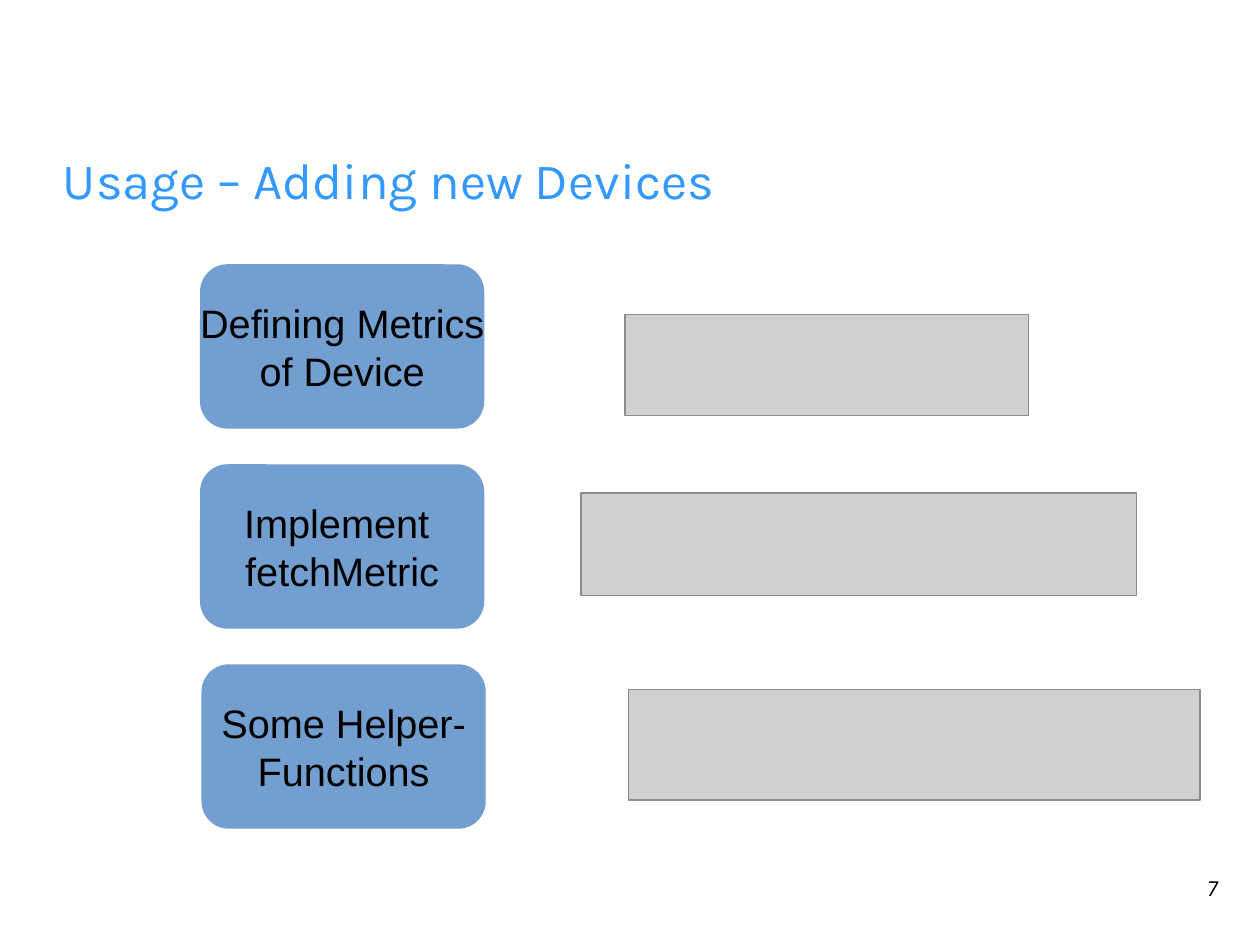
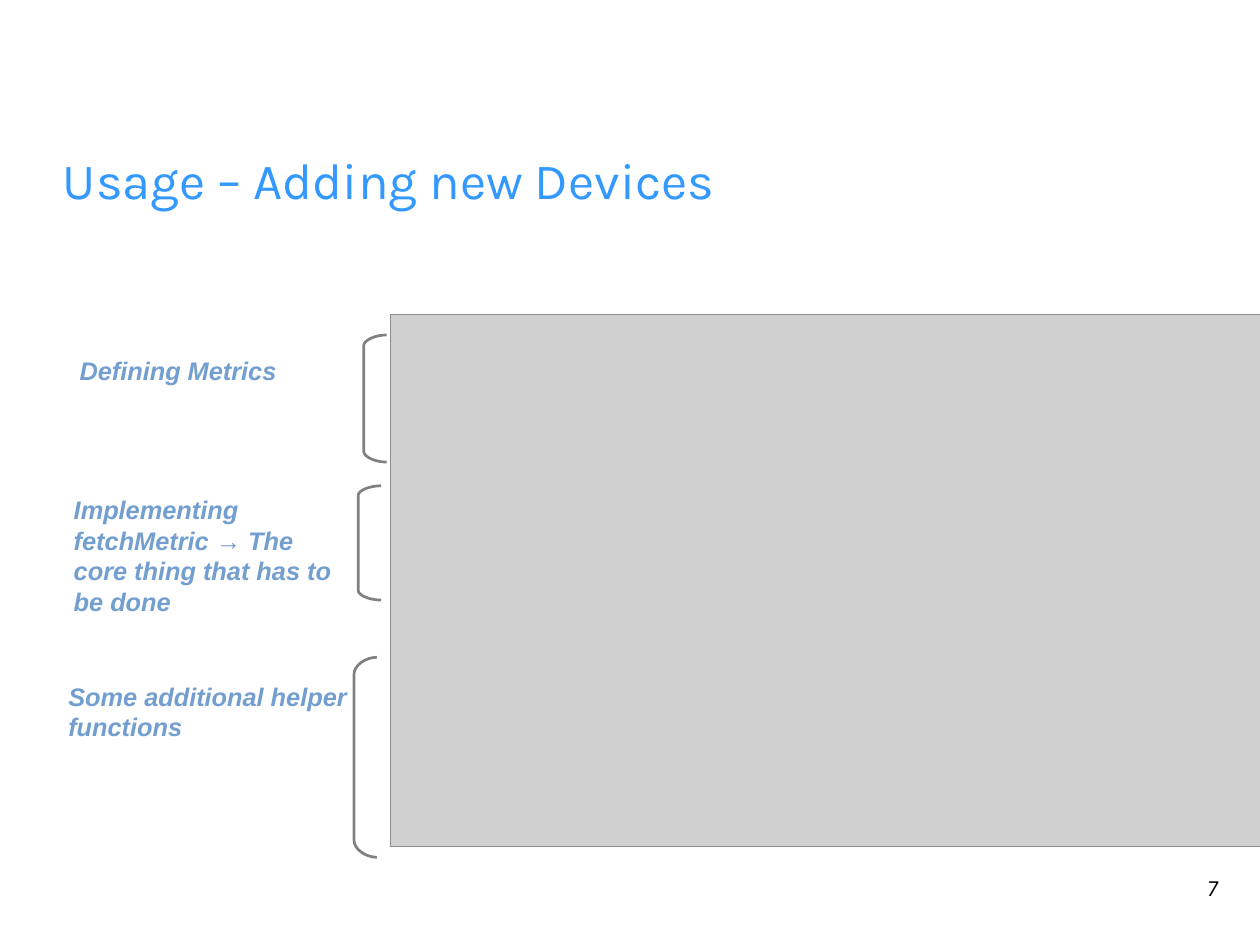
Before and after one commit to fhilprec/HardwareMonitoring, a slide deck: slide 7 of ProjectPresentation.odp. Drawn at 1260x945 pixels with LibreOffice and Linux fonts; fonts in the diff are those of the drawing; grey boxes stand for pictures; background and template pictures are left out. Boxes give left, top, right and bottom in pixels: in the first picture for what was removed or moved away, otherwise in the second. Text is boxed around its words. In the diff, an @@ line names an element or a change of style, - is before the commit and + after.

Commit message:
Presentation

```diff
--- a/ProjectPresentation.odp
+++ b/ProjectPresentation.odp
@@ rounded rectangle removed at <box>200,264,485,429</box> @@
-Defining Metrics
-of Device
@@ picture: place and size @@
-picture at <box>581,493,1137,596</box>
+picture at <box>391,314,1260,847</box>
@@ picture removed at <box>625,314,1029,416</box> @@
@@ freeform shape added at <box>364,335,386,462</box>, outline #808080 1.7 pt @@
@@ text added at <box>80,361,277,385</box>, 16 pt, text #729FCF, bold, italic @@
+Defining Metrics
@@ rounded rectangle removed at <box>200,464,485,629</box> @@
-Implement
-fetchMetric
@@ text added at <box>74,500,331,611</box>, 16 pt, text #729FCF, bold, italic @@
+Implementing fetchMetric → The core thing that has to be done
@@ freeform shape added at <box>358,486,381,600</box>, outline #808080 1.7 pt @@
@@ freeform shape added at <box>354,657,377,858</box>, outline #808080 1.7 pt @@
@@ text "Some additional helper functions": place and size @@
-text "Some additional helper functions" at <box>201,664,486,829</box>
+text "Some additional helper functions" at <box>68,687,347,736</box>
@@ text "Some additional helper functions" at <box>68,687,347,736</box>: vertical alignment middle to top; fill #729FCF to none @@
@@ text at <box>68,687,347,736</box>: text changed; size 25 to 16 pt; text colour #000000 to #729FCF; bold on; italic on @@
-Some Helper-
-Functions
+Some additional helper functions
@@ picture removed at <box>629,689,1201,800</box> @@
```
Also in this commit, not shown: 1 other slide changed, 1 other file.
